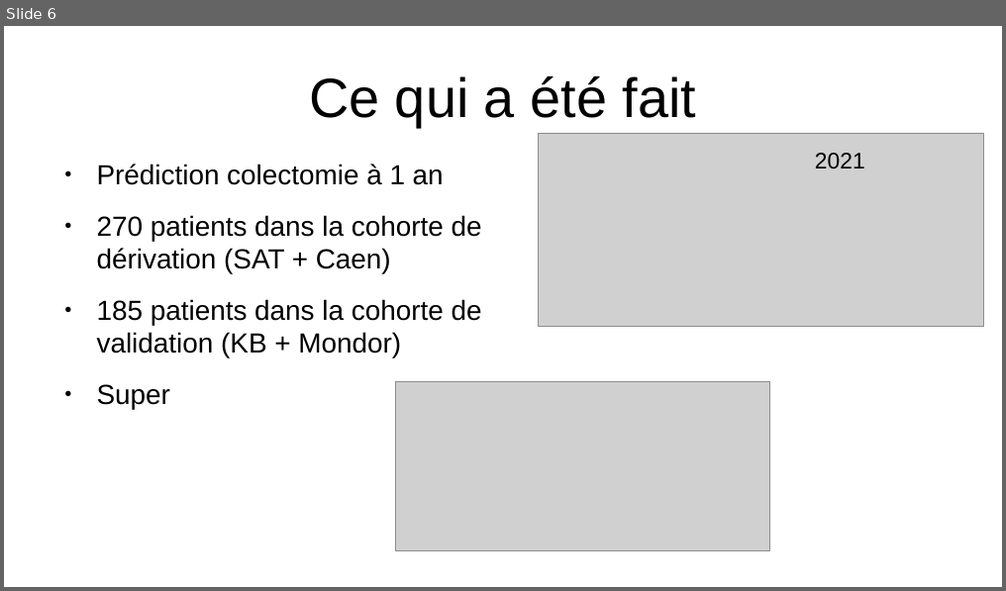
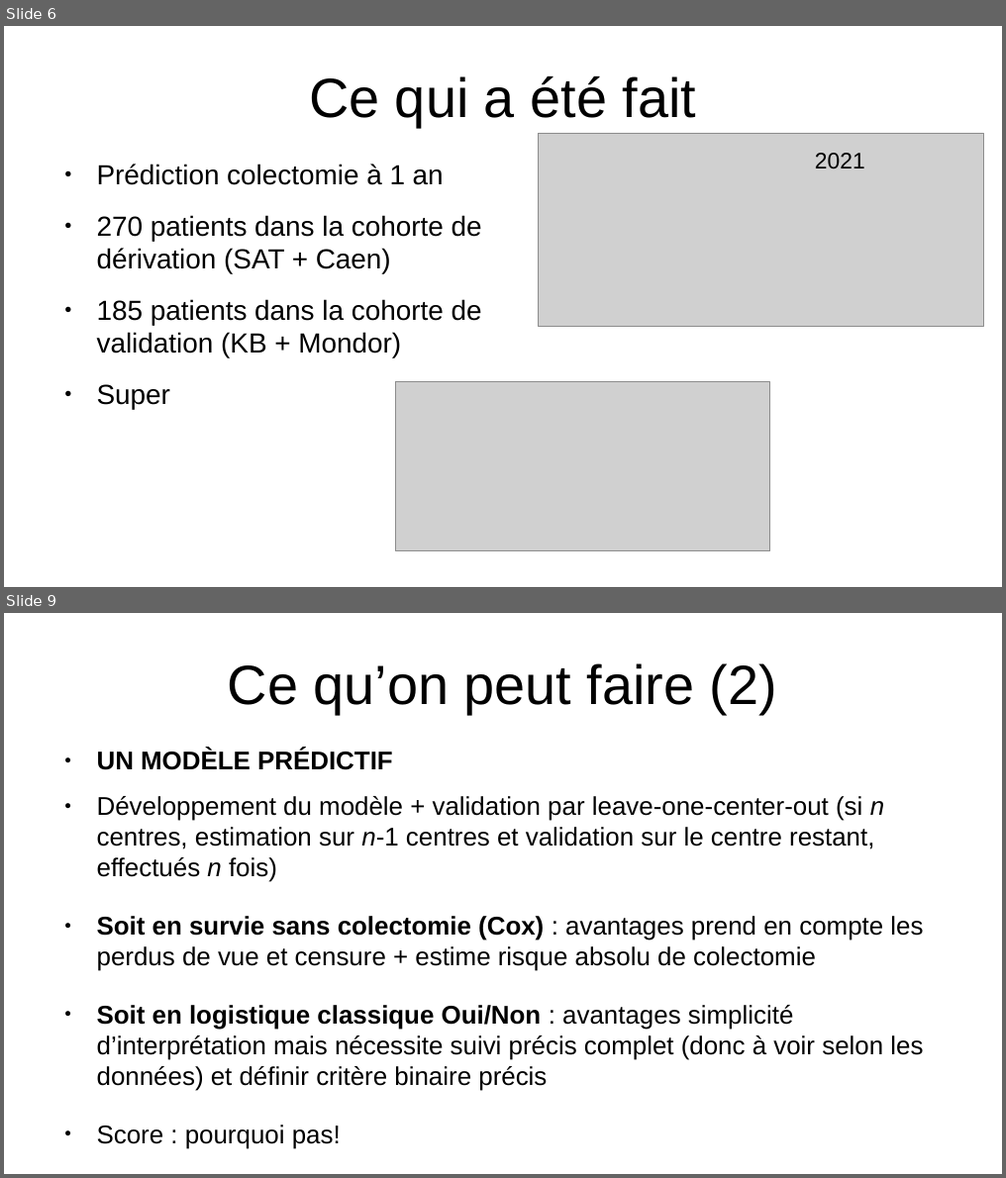
Before and after one commit to thomashusson29/CAG, a slide deck: Documents/diapo.odp. Shown one above the other, each under a label of ours: slide 6 before the commit, slides 6 and 9 after it; the slides between them are not shown. The pictures are 1006x591 and 1006x1178 pixels, drawn with LibreOffice and Linux fonts; fonts in the diff are those of the drawing; grey boxes stand for pictures. Boxes give left, top, right and bottom in pixels: in the first picture for what was removed or moved away, otherwise in the second. Text is boxed around its words. In the diff, an @@ line names an element or a change of style, - is before the commit and + after.

```diff
--- a/Documents/diapo.odp
+++ b/Documents/diapo.odp
@@ slide 9 added at [4, 613, 1002, 1174], background #FFFFFF @@
@@ title added at [228, 663, 777, 714], 44 pt, text #000000 @@
+Ce qu’on peut faire (2)
@@ text added at [97, 749, 923, 1086], 20.4 pt, text #000000 @@
+● UN MODÈLE PRÉDICTIF
+● Développement du modèle + validation par leave-one-center-out (si n centres, estimation sur n-1 centres et validation sur le centre restant, effectués n fois)
+● Soit en survie sans colectomie (Cox) : avantages prend en compte les perdus de vue et censure + estime risque absolu de colectomie
+● Soit en logistique classique Oui/Non : avantages simplicité d’interprétation mais nécessite suivi précis complet (donc à voir selon les données) et définir critère binaire précis
+● Score : pourquoi pas!
```
Also in this commit, not shown: 2 slides changed, 1 other slide added, 1 other file.
